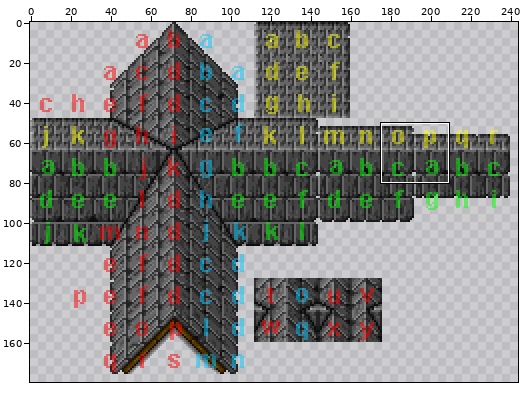
Sprite sheet -- img/roof.png. The picture above shows the old version from afar; the outline marks the close-up.
Close-up. Earlier state:
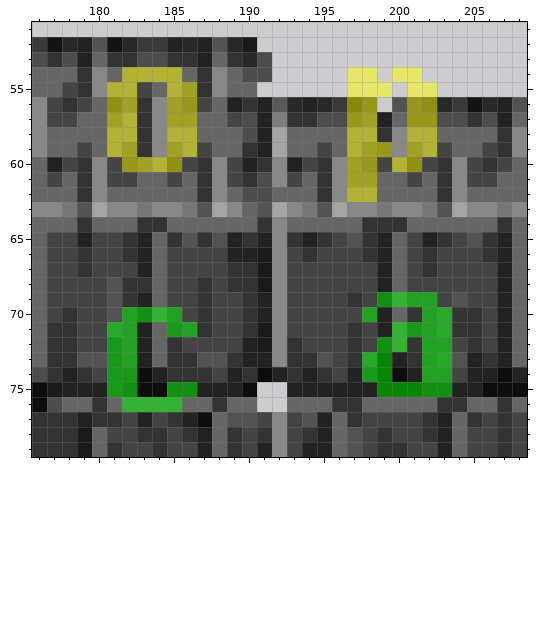
The file is 256x256 pixels. Colours within 5 levels of each other are drawn and written as one. Shown: x 176..208, y 51..79. The wide view leaves out empty margins. The commit also changed other parts of the picture, which this record leaves out.
After the commit:
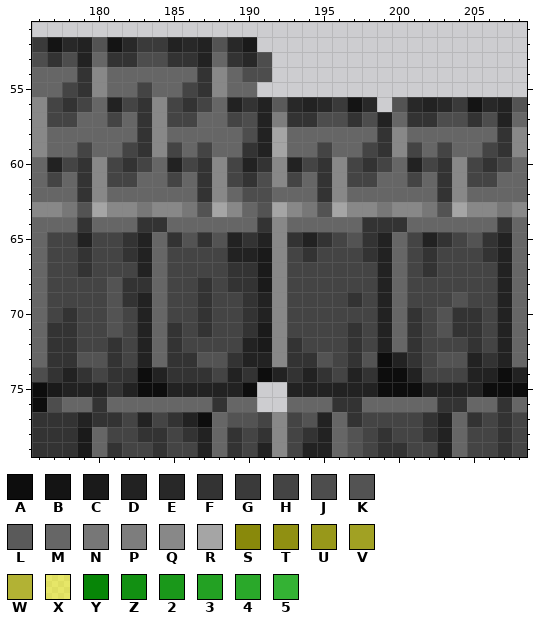
Palette (. is transparent): A #0d0d0d  B #141414  C #1a1a1a  D #222222  E #282828  F #333333  G #3a3a3a  H #444444  J #4d4d4d  K #535353  L #5a5a5a  M #666666  N #777777  P #7d7d7d  Q #888888  R #a5a5a5  S #89890b  T #909012  U #98981a  V #a1a123  W #b2b234  X #ffff007f  Y #078507  Z #129012  2 #1a981a  3 #23a123  4 #2aa82a  5 #34b234
What changed:
Changed rows in their new state; - is an unchanged pixel.
first column x 181:
54 -MMMM-----------..-..-
55 MM--MH----------...-..
56 DH--HF----------BE--ED
57 HM--HH----------FJ--FF
58 MM--MM----------MM--MM
59 MH--HM----------MHF-HM
60 -FHMD-----------HF-MD-
61 ----------------HH----
62 ----------------MM----
first column x 181:
69 ------------------DMHH-
70 -HDMH------------H---HK
71 KH--FH-------------MFHK
72 FH----------------DM-HH
73 FH---------------KA--HK
74 FF---------------FA--HH
75 FD--DD------------AAADD
76 -MMMM------------------
Where, in picture pixels (left, top, right, bottom), the same in both close-ups:
changed: (107, 67, 197, 172)
changed: (347, 67, 437, 202)
changed: (362, 292, 452, 397)
changed: (107, 307, 197, 412)
